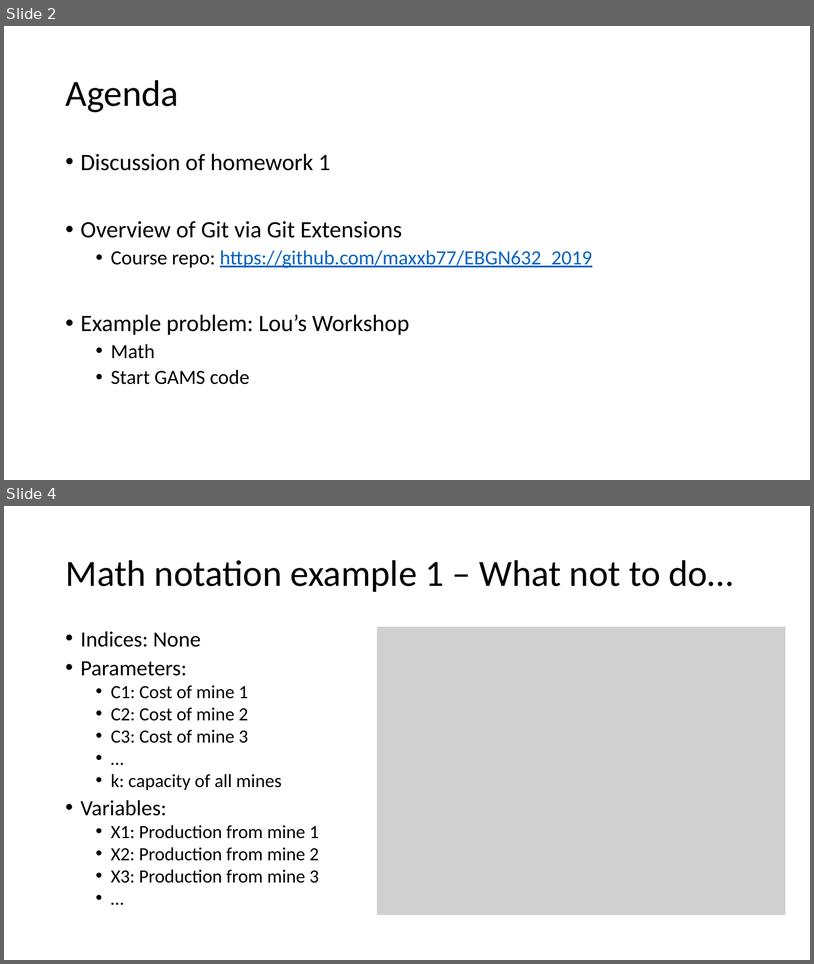
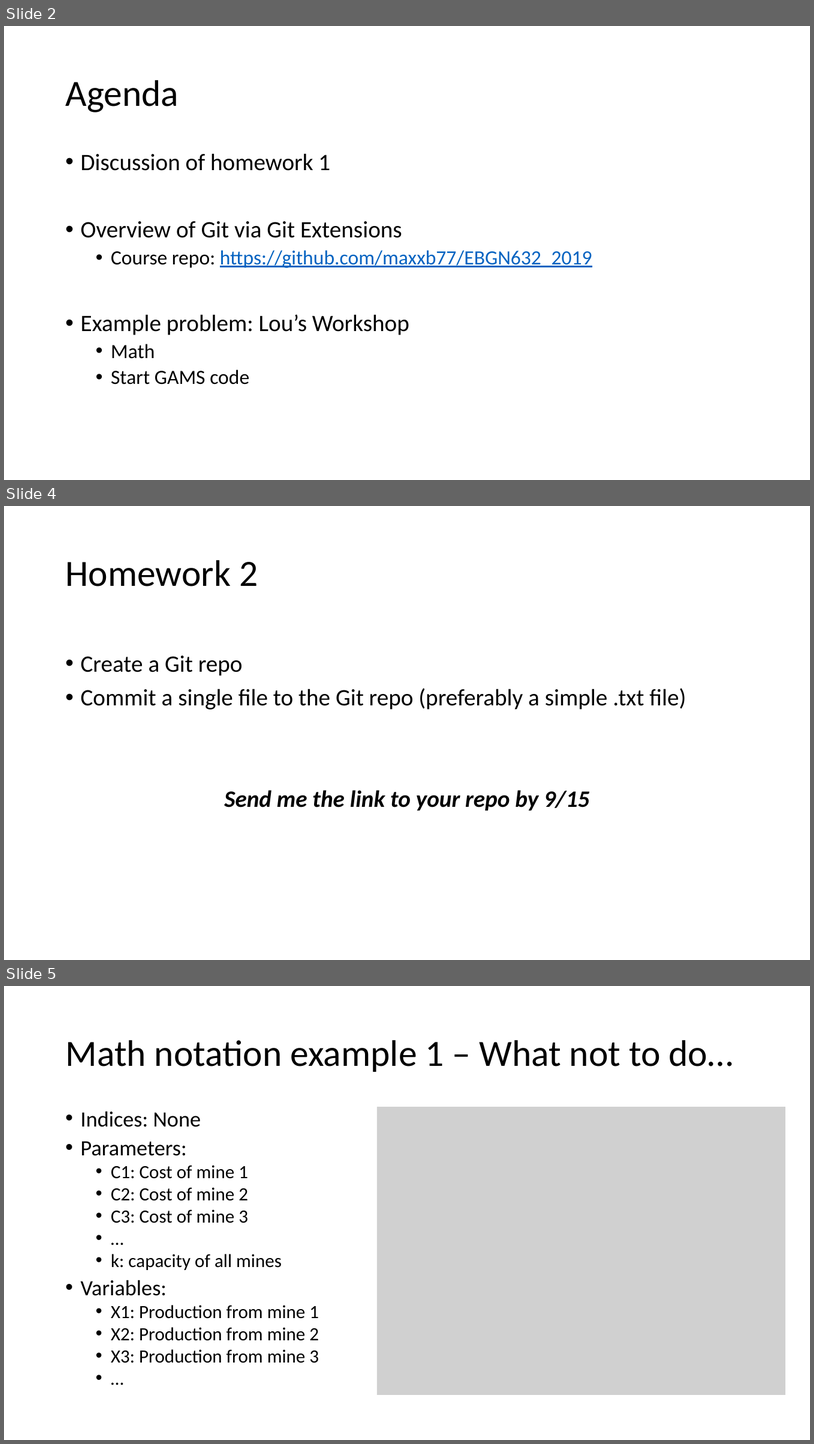
Before and after one commit to maxxb77/EBGN632_2019, a slide deck: ClassSlides/Course2.pptx. Shown one above the other, each under a label of ours: slides 2 and 4 before the commit, slides 2, 4 and 5 after it; the slides between them are not shown. The pictures are 814x964 and 814x1444 pixels, drawn with LibreOffice and Linux fonts; fonts in the diff are those of the drawing; grey boxes stand for pictures. Boxes give left, top, right and bottom in pixels: in the first picture for what was removed or moved away, otherwise in the second. Text is boxed around its words. In the diff, an @@ line names an element or a change of style, - is before the commit and + after.

Commit message:
Adding instructions on how to create git repo

```diff
--- a/ClassSlides/Course2.pptx
+++ b/ClassSlides/Course2.pptx
@@ slide 4 added at (x1=4, y1=506, x2=810, y2=960), background #FFFFFF @@
@@ title added at (x1=65, y1=560, x2=258, y2=586), 44 pt, text #000000 @@
+Homework 2
@@ text added at (x1=81, y1=655, x2=686, y2=810), 28 pt, text #000000 @@
+• Create a Git repo
+• Commit a single file to the Git repo (preferably a simple .txt file)
+Send me the link to your repo by 9/15
@@ what was slide 4 is now slide 5 @@
```
Also in this commit, not shown: 1 slide changed, 2 other slides added.
